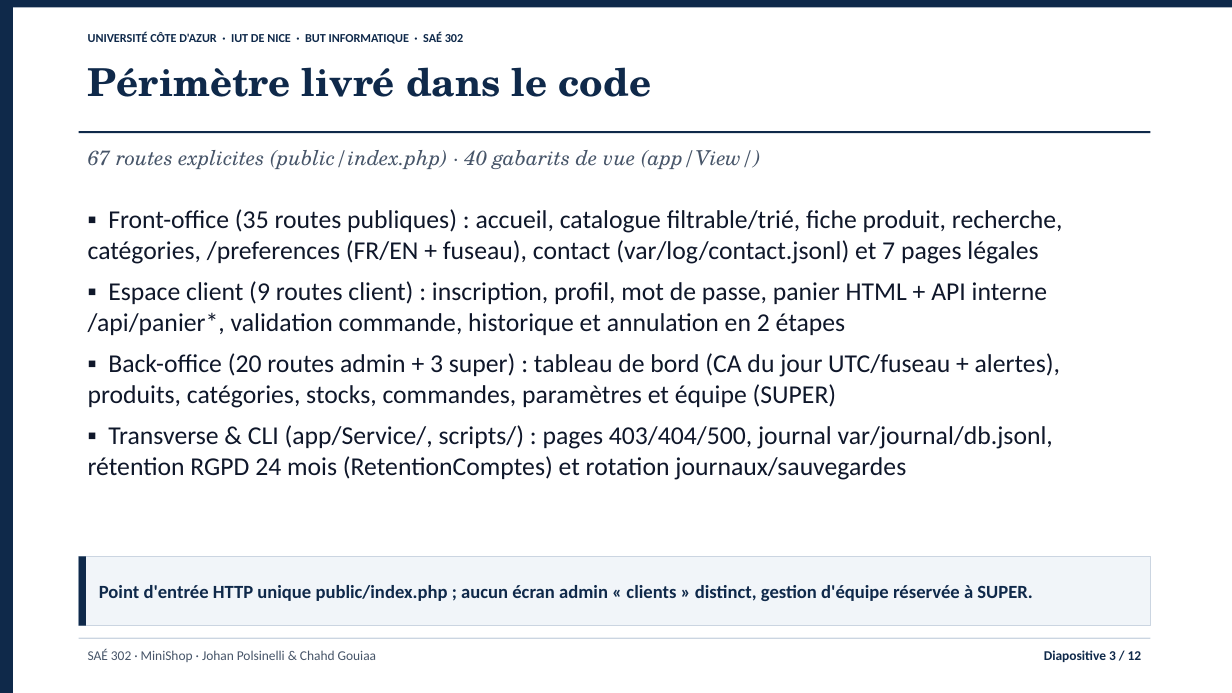
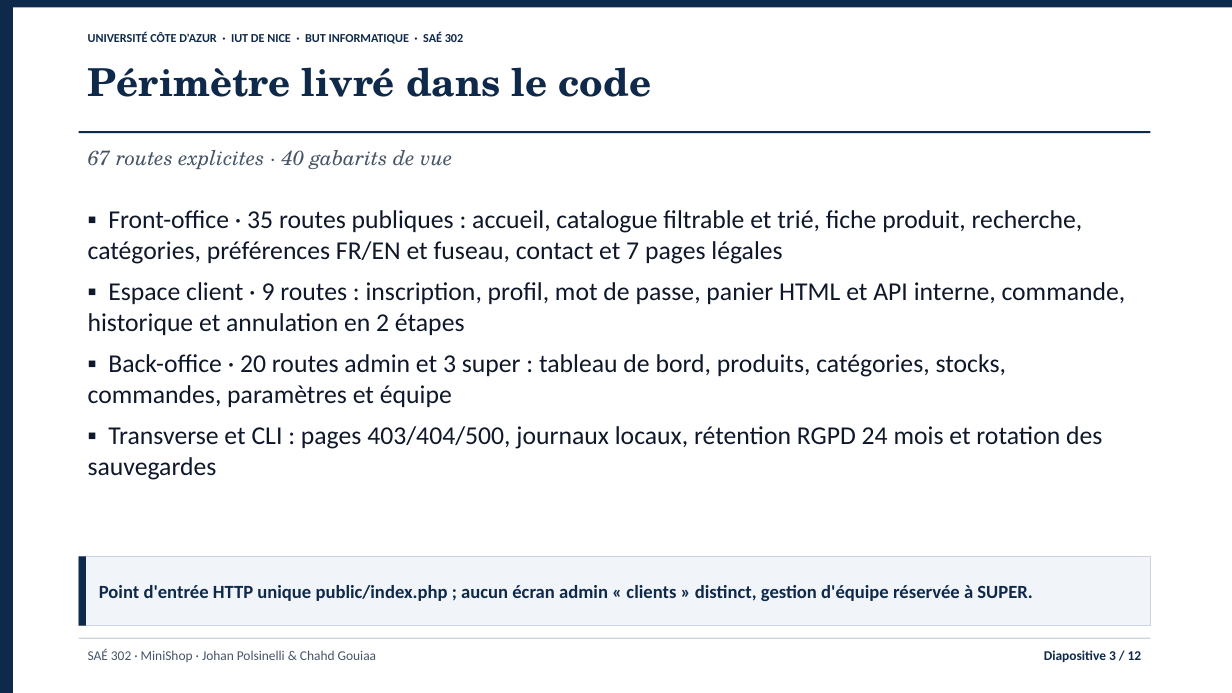
Before and after one commit to jojo8356/SAE-302, a slide deck: slide 3 of livrables/minishop-soutenance.pptx. Drawn at 1232x693 pixels with LibreOffice and Linux fonts; fonts in the diff are those of the drawing. Boxes give left, top, right and bottom in pixels: in the first picture for what was removed or moved away, otherwise in the second. Text is boxed around its words. In the diff, an @@ line names an element or a change of style, - is before the commit and + after.

```diff
--- a/livrables/minishop-soutenance.pptx
+++ b/livrables/minishop-soutenance.pptx
@@ text at (88, 150, 452, 169): text changed @@
-67 routes explicites (public/index.php) · 40 gabarits de vue (app/View/)
+67 routes explicites · 40 gabarits de vue
@@ text at (88, 210, 1126, 480): text changed @@
-▪ Front-office (35 routes publiques) : accueil, catalogue filtrable/trié, fiche produit, recherche, catégories, /preferences (FR/EN + fuseau), contact (var/log/contact.jsonl) et 7 pages légales
-▪ Espace client (9 routes client) : inscription, profil, mot de passe, panier HTML + API interne /api/panier*, validation commande, historique et annulation en 2 étapes
-▪ Back-office (20 routes admin + 3 super) : tableau de bord (CA du jour UTC/fuseau + alertes), produits, catégories, stocks, commandes, paramètres et équipe (SUPER)
-▪ Transverse & CLI (app/Service/, scripts/) : pages 403/404/500, journal var/journal/db.jsonl, rétention RGPD 24 mois (RetentionComptes) et rotation journaux/sauvegardes
+▪ Front-office · 35 routes publiques : accueil, catalogue filtrable et trié, fiche produit, recherche, catégories, préférences FR/EN et fuseau, contact et 7 pages légales
+▪ Espace client · 9 routes : inscription, profil, mot de passe, panier HTML et API interne, commande, historique et annulation en 2 étapes
+▪ Back-office · 20 routes admin et 3 super : tableau de bord, produits, catégories, stocks, commandes, paramètres et équipe
+▪ Transverse et CLI : pages 403/404/500, journaux locaux, rétention RGPD 24 mois et rotation des sauvegardes
```
Also in this commit, not shown: 10 other slides changed, 4 other files.
